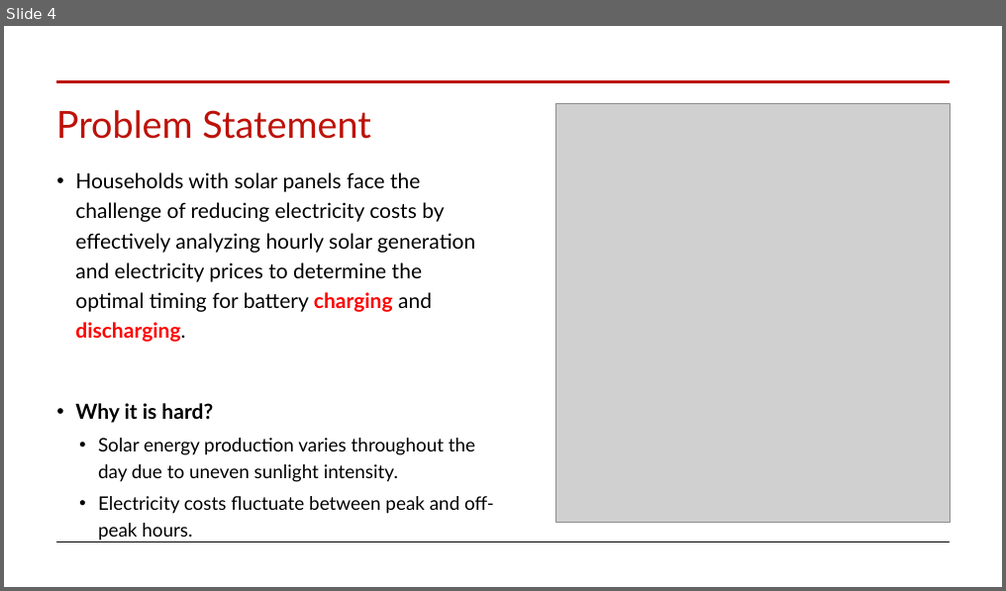
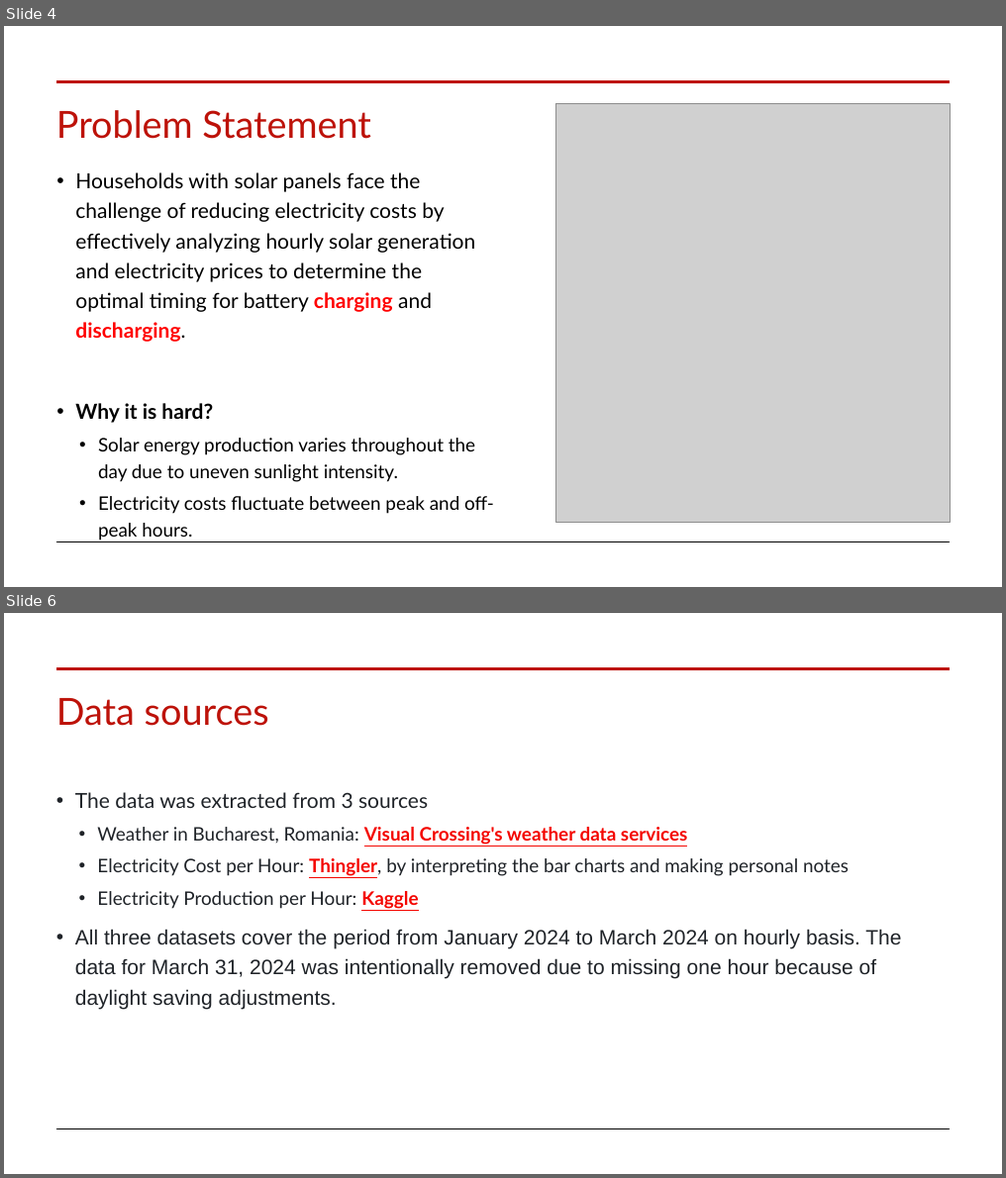
Before and after one commit to auttwitter/DSI-04, a slide deck: projects/project_capstone/Project_Capstone_Presentation.pptx. Shown one above the other, each under a label of ours: slide 4 before the commit, slides 4 and 6 after it; the slides between them are not shown. The pictures are 1006x591 and 1006x1178 pixels, drawn with LibreOffice and Linux fonts; fonts in the diff are those of the drawing; grey boxes stand for pictures. Boxes give left, top, right and bottom in pixels: in the first picture for what was removed or moved away, otherwise in the second. Text is boxed around its words. In the diff, an @@ line names an element or a change of style, - is before the commit and + after.

```diff
--- a/projects/project_capstone/Project_Capstone_Presentation.pptx
+++ b/projects/project_capstone/Project_Capstone_Presentation.pptx
@@ slide 6 added at [4,613,1002,1174], background #FFFFFF @@
@@ line added from (56, 668) to (949, 668), #BD1209 3 pt @@
@@ title added at [56,698,269,726], 36 pt, text #BD1209 @@
+Data sources
@@ text added at [75,792,901,1009], 20 pt, text #1F2328 @@
+• The data was extracted from 3 sources
+  • Weather in Bucharest, Romania: Visual Crossing's weather data services
+  • Electricity Cost per Hour: Thingler, by interpreting the bar charts and making personal notes
+  • Electricity Production per Hour: Kaggle
+• All three datasets cover the period from January 2024 to March 2024 on hourly basis. The data for March 31, 2024 was intentionally removed due to missing one hour because of daylight saving adjustments.
@@ line added from (56, 1130) to (949, 1130), #000000 0.5 pt @@
```
Also in this commit, not shown: 5 other slides added, 1 slide removed, 6 other files.
